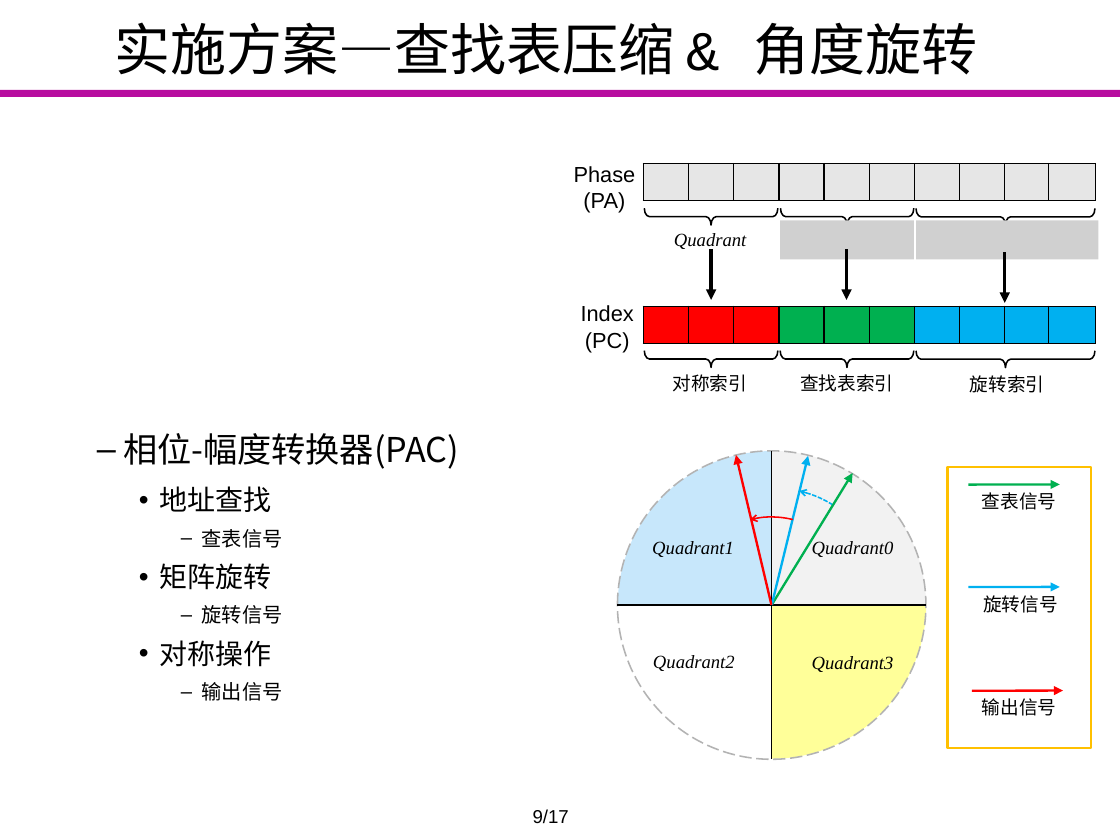
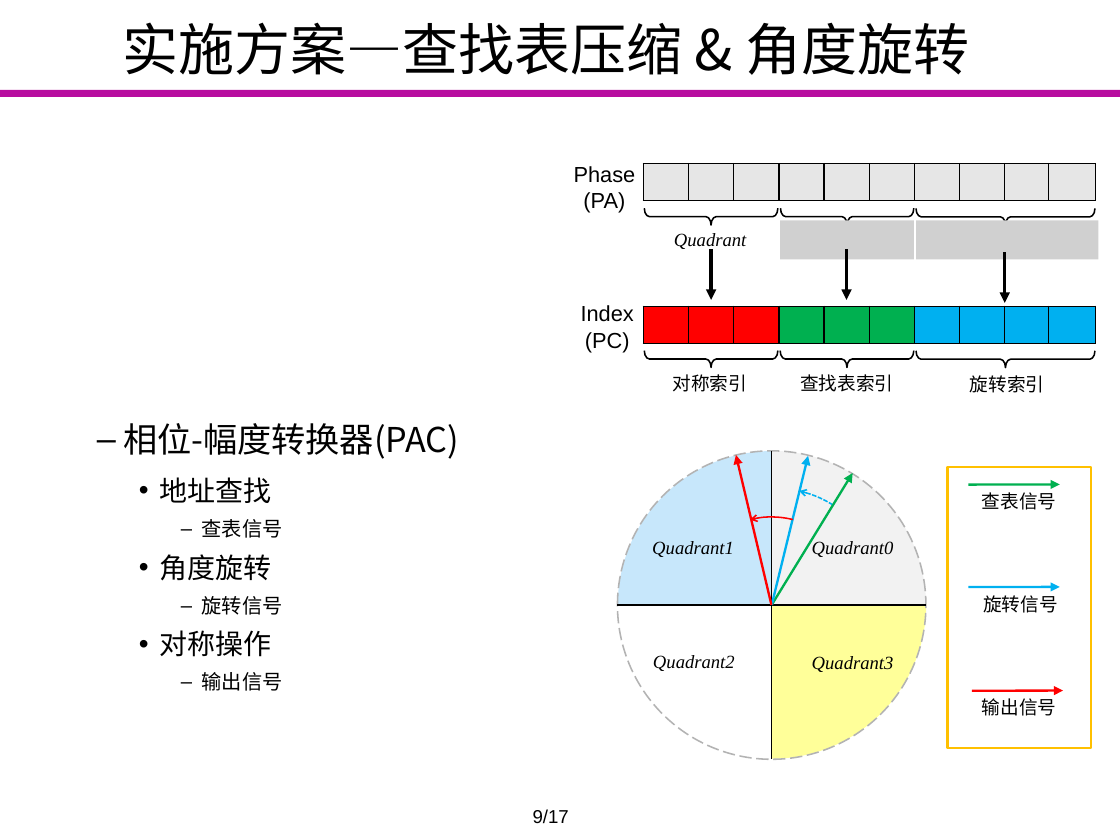
Before and after one commit to Markov2016/lunwen, a slide deck: slide 9 of dabian/杨一雄_毕业设计答辩_v2.0.pptx. Drawn at 1120x840 pixels with LibreOffice and Linux fonts; fonts in the diff are those of the drawing; grey boxes stand for pictures; background and template pictures are left out. Boxes give left, top, right and bottom in pixels: in the first picture for what was removed or moved away, otherwise in the second. Text is boxed around its words. In the diff, an @@ line names an element or a change of style, - is before the commit and + after.

```diff
--- a/dabian/杨一雄_毕业设计答辩_v2.0.pptx
+++ b/dabian/杨一雄_毕业设计答辩_v2.0.pptx
@@ title "实施方案—查找表压缩 & 角度旋转" at (x1=122, y1=22, x2=970, y2=75): font Courier New to Noto Sans CJK SC @@
@@ text "相位-幅度转换器(PAC)" moved from (x1=123, y1=433, x2=459, y2=701) to (x1=123, y1=423, x2=459, y2=691) @@
@@ text at (x1=160, y1=554, x2=272, y2=581): text changed @@
-    • 矩阵旋转
+    • 角度旋转
```
Also in this commit, not shown: 10 other slides changed, 1 other file.
